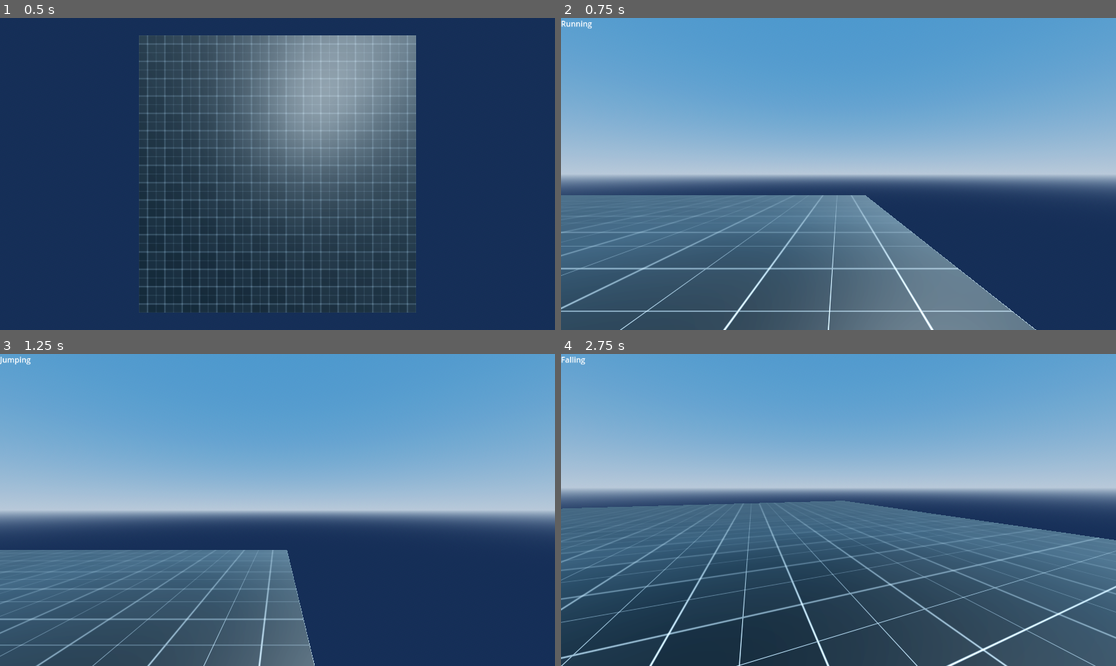
Above: before the commit, frames 1-4 (two rows, left to right).
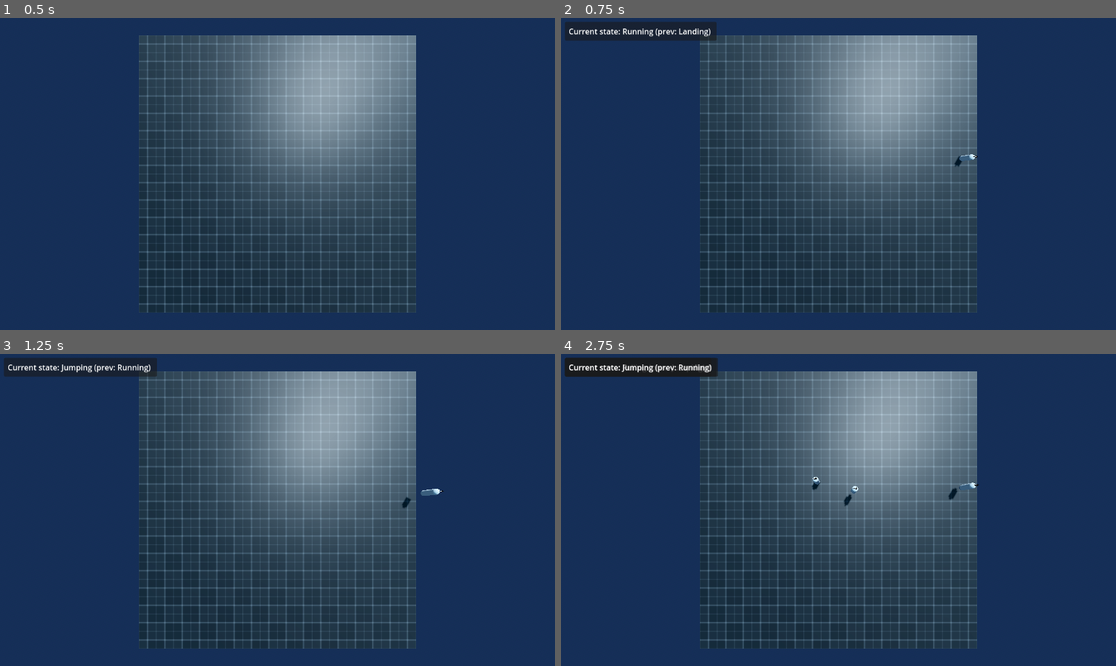
Above: after the commit, the same moments.

Repository: C12-H22-O11/sandbox_study
Game: Godot game, scene res://scenes/levels/sandbox_level/sandbox_level.tscn
Same seed, same stepped clock (60 frames per second), same inputs: the game is played once before the commit and once after it. This scene is started directly instead of the project's main scene.
Inputs (mouse positions are in pixels of both pictures, inside the frame that each line leads up to):
- Up to frame 1 (0.5 s): no input
- Up to frame 2 (0.75 s): tap Enter at 0.5 s; move the mouse to (960, 158) at 0.52 s; hold D (move_right) from 0.53 s (still down); hold Shift (run) from 0.53 s (still down); click (960, 158) at 0.67 s
- Up to frame 3 (1.25 s): keep holding D (move_right); keep holding Shift (run); tap Space (jump) at 0.77, 0.8, 1.07 s
- Up to frame 4 (2.75 s): move the mouse to (810, 510) at 1.27 s; release D (move_right) at 1.28 s; release Shift (run) at 1.28 s; hold W (move_forward) from 1.28 s (still down); tap Space (jump) at 1.35, 1.52, 1.82, 2.3 s; click (810, 510) at 1.42 s; tap Shift (run) at 1.55 s; move the mouse to (849, 503) at 2.02 s; hold Shift (run) from 2.03 s (still down); click (849, 503) at 2.17 s

Frame 1 is identical in both runs. In frame 2, 86% of the frame differs, in the area x 0-100%, y 0-100%; in frame 3, 77%; in frame 4, 77%.
Error after the commit: Out of bounds get index '1' (on base: 'Dictionary') (res://autoloads/lobby.gd:59)

Commit message:
Added object spawner back, debug panel

Diff:
--- a/project.godot
+++ b/project.godot
@@ -60,3 +60,8 @@
 "events": [Object(InputEventKey,"resource_local_to_scene":false,"resource_name":"","device":-1,"window_id":0,"alt_press …(195 unchanged characters)…
 ]
 }
+no_clip={
+"deadzone": 0.5,
+"events": [Object(InputEventKey,"resource_local_to_scene":false,"resource_name":"","device":-1,"window_id":0,"alt_pressed":false,"shift_pressed":false,"ctrl_pressed":false,"meta_pressed":false,"pressed":false,"keycode":0,"physical_keycode":86,"key_label":0,"unicode":118,"location":0,"echo":false,"script":null)
+]
+}
--- a/scenes/levels/sandbox_level/sandbox_level.tscn
+++ b/scenes/levels/sandbox_level/sandbox_level.tscn
@@ -1,8 +1,9 @@
-[gd_scene load_steps=9 format=3 uid="uid://kop0l0v86hog"]
+[gd_scene load_steps=10 format=3 uid="uid://kop0l0v86hog"]
 
 [ext_resource type="Script" path="res://scenes/levels/spawning_platform.gd" id="1_g20d6"]
 [ext_resource type="Material" uid="uid://ba75cp2p48ye4" path="res://resources/materials/grid/grid.tres" id="2_2oyl2"]
 [ext_resource type="Script" path="res://scenes/levels/spawners/player_spawner.gd" id="3_e2ucm"]
+[ext_resource type="Script" path="res://scenes/levels/spawners/object_spawner.gd" id="4_bp5yb"]
 
 [sub_resource type="ProceduralSkyMaterial" id="ProceduralSkyMaterial_gcp2o"]
 sky_top_color = Color(0.23908, 0.463795, 0.678248, 1)
@@ -57,6 +58,13 @@
 spawn_path = NodePath("../Players")
 script = ExtResource("3_e2ucm")
 
+[node name="Objects" type="Node3D" parent="World"]
+
+[node name="ObjectSpawner" type="MultiplayerSpawner" parent="World"]
+_spawnable_scenes = PackedStringArray("res://scenes/ball/ball.tscn")
+spawn_path = NodePath("../Objects")
+script = ExtResource("4_bp5yb")
+
 [node name="Camera3D" type="Camera3D" parent="."]
 transform = Transform3D(1, 0, 0, 0, -4.37114e-08, 1, 0, -1, -4.37114e-08, 0, 18, 0)
 fov = 90.0
--- a/scenes/levels/spawners/object_spawner.gd
+++ b/scenes/levels/spawners/object_spawner.gd
@@ -1,6 +1,6 @@
 extends MultiplayerSpawner
 
-const BALL_SCENE := preload("res://scenes/levels/ball/ball.tscn")
+const BALL_SCENE := preload("res://scenes/ball/ball.tscn")
 
 func _ready() -> void:
 	spawn_function = spawn_object
@@ -20,3 +20,7 @@
 	print("Spawning %s at %s" % [ball_instance.name, position])
 	ball_instance.position = position
 	return ball_instance
+
+@rpc("any_peer", "call_local", "reliable")
+func request_spawn(data: Dictionary) -> void:
+	spawn(data)
--- a/scenes/player/player.gd
+++ b/scenes/player/player.gd
@@ -6,6 +6,7 @@
 @export var input: InputSynchronizer
 
 @export var visuals: Node3D
+@export var label: Label3D
 @export var head: Node3D
 @export var camera: Camera3D
 @export var velo: Vector3:
@@ -18,6 +19,8 @@
 func setup_multiplayer(id: int) -> void:
 	input.set_multiplayer_authority(id)
 	visuals.set_multiplayer_authority((id))
+	label.text = Lobby.get_member_data(id, Lobby.MemberData.NAME)
+	label.modulate = Lobby.get_member_data(id, Lobby.MemberData.COLOR)
 	var local_id := multiplayer.get_unique_id()
 	if local_id == id:
 		camera.make_current()
@@ -27,18 +30,17 @@
 func apply_movement(speed: float, acceleration: float, deceleration: float, delta: float, airborne := false) -> void:
 	var input_dir := input.input_direction
 	var direction := input_dir.rotated(-visuals.rotation.y)
+
 	var planar_velocity := get_planar_velocity()
 	var target_velocity := direction * speed
-	var attempting_to_move := not input_dir.is_zero_approx()
+	var acceleration_factor := (signf(planar_velocity.dot(target_velocity)) + 1) / 2.0
+	var target_acceleration := lerpf(deceleration, acceleration, acceleration_factor)
 
 	if airborne:
 		var held_speed := maxf(direction.normalized().dot(planar_velocity), 0.0)
 		target_velocity = direction * maxf(held_speed, speed)
 
-	if attempting_to_move:
-		planar_velocity =  planar_velocity.move_toward(target_velocity, acceleration * delta)
-	else:
-		planar_velocity =  planar_velocity.move_toward(target_velocity, deceleration * delta)
+	planar_velocity =  planar_velocity.move_toward(target_velocity, target_acceleration * delta)
 
 	velocity.x = planar_velocity.x
 	velocity.z = planar_velocity.y
--- a/scenes/player/player.tscn
+++ b/scenes/player/player.tscn
@@ -10,6 +10,8 @@
 [ext_resource type="Script" path="res://scenes/player/player_state/player_states/landing.gd" id="8_laj8x"]
 [ext_resource type="Script" path="res://scenes/player/player_state/player_states/walking.gd" id="8_p7jhi"]
 [ext_resource type="Script" path="res://scenes/player/player_state/player_states/running.gd" id="10_6pxe5"]
+[ext_resource type="Script" path="res://scenes/player/player_state/player_states/flying.gd" id="11_fufu1"]
+[ext_resource type="Script" path="res://scenes/player/player_debug_panel.gd" id="12_t1jp7"]
 
 [sub_resource type="CapsuleShape3D" id="CapsuleShape3D_m7lne"]
 radius = 0.3
@@ -43,16 +45,42 @@
 radius = 0.3
 height = 1.8
 
-[node name="Player" type="CharacterBody3D" node_paths=PackedStringArray("input", "visuals", "head", "camera")]
+[node name="Player" type="CharacterBody3D" node_paths=PackedStringArray("input", "visuals", "label", "head", "camera")]
 script = ExtResource("1_n0sd2")
 input = NodePath("InputSynchronizer")
 visuals = NodePath("Visuals")
+label = NodePath("Visuals/Label3D")
 head = NodePath("Visuals/Head")
 camera = NodePath("Visuals/Head/Camera3D")
 
 [node name="CollisionShape3D" type="CollisionShape3D" parent="."]
 transform = Transform3D(1, 0, 0, 0, 1, 0, 0, 0, 1, 0, 0.9, 0)
 shape = SubResource("CapsuleShape3D_m7lne")
+
+[node name="StateMachine" type="Node" parent="." node_paths=PackedStringArray("current_state")]
+script = ExtResource("4_b3wt3")
+current_state = NodePath("Idle")
+
+[node name="Idle" type="Node" parent="StateMachine"]
+script = ExtResource("5_bt5ev")
+
+[node name="Jumping" type="Node" parent="StateMachine"]
+script = ExtResource("6_0aska")
+
+[node name="Falling" type="Node" parent="StateMachine"]
+script = ExtResource("7_p4ih0")
+
+[node name="Landing" type="Node" parent="StateMachine"]
+script = ExtResource("8_laj8x")
+
+[node name="Walking" type="Node" parent="StateMachine"]
+script = ExtResource("8_p7jhi")
+
+[node name="Running" type="Node" parent="StateMachine"]
+script = ExtResource("10_6pxe5")
+
+[node name="Flying" type="Node" parent="StateMachine"]
+script = ExtResource("11_fufu1")
 
 [node name="PlayerSynchronizer" type="MultiplayerSynchronizer" parent="."]
 replication_config = SubResource("SceneReplicationConfig_y6ycm")
@@ -78,29 +106,31 @@
 
 [node name="Camera3D" type="Camera3D" parent="Visuals/Head"]
 
-[node name="StateMachine" type="Node" parent="." node_paths=PackedStringArray("current_state", "state_label")]
-script = ExtResource("4_b3wt3")
-current_state = NodePath("Idle")
-state_label = NodePath("../StateLabel")
+[node name="Label3D" type="Label3D" parent="Visuals"]
+transform = Transform3D(1, 0, 0, 0, 1, 0, 0, 0, 1, 0, 2, 0)
+billboard = 1
+double_sided = false
+text = "Player"
 
-[node name="Idle" type="Node" parent="StateMachine"]
-script = ExtResource("5_bt5ev")
+[node name="PlayerDebugPanel" type="PanelContainer" parent="." node_paths=PackedStringArray("player", "state_machine", "current_state_label")]
+offset_left = 8.0
+offset_top = 8.0
+offset_right = 142.0
+offset_bottom = 47.0
+script = ExtResource("12_t1jp7")
+player = NodePath("..")
+state_machine = NodePath("../StateMachine")
+current_state_label = NodePath("MarginContainer/GridContainer/CurrentState")
 
-[node name="Jumping" type="Node" parent="StateMachine"]
-script = ExtResource("6_0aska")
+[node name="MarginContainer" type="MarginContainer" parent="PlayerDebugPanel"]
+layout_mode = 2
+theme_override_constants/margin_left = 8
+theme_override_constants/margin_top = 8
+theme_override_constants/margin_right = 8
+theme_override_constants/margin_bottom = 8
 
-[node name="Falling" type="Node" parent="StateMachine"]
-script = ExtResource("7_p4ih0")
+[node name="GridContainer" type="GridContainer" parent="PlayerDebugPanel/MarginContainer"]
+layout_mode = 2
 
-[node name="Landing" type="Node" parent="StateMachine"]
-script = ExtResource("8_laj8x")
-
-[node name="Walking" type="Node" parent="StateMachine"]
-script = ExtResource("8_p7jhi")
-
-[node name="Running" type="Node" parent="StateMachine"]
-script = ExtResource("10_6pxe5")
-
-[node name="StateLabel" type="Label" parent="."]
-offset_right = 40.0
-offset_bottom = 23.0
+[node name="CurrentState" type="Label" parent="PlayerDebugPanel/MarginContainer/GridContainer"]
+layout_mode = 2
--- /dev/null
+++ b/scenes/player/player_debug_panel.gd
@@ -0,0 +1,13 @@
+extends PanelContainer
+
+@export var player: Player
+@export var state_machine: StateMachine
+
+@export var current_state_label: Label
+
+
+func _ready() -> void:
+	state_machine.transitioned.connect(_on_state_transitioned)
+
+func _on_state_transitioned(from: State, to: State) -> void:
+	current_state_label.text = "Current state: %s (prev: %s) " % [to.name, from.name]
--- /dev/null
+++ b/scenes/player/player_state/player_states/flying.gd
@@ -0,0 +1,5 @@
+extends PlayerState
+
+
+func enter(from: State = null) -> void:
+	pass
--- a/scenes/player/player_state/player_states/jumping.gd
+++ b/scenes/player/player_state/player_states/jumping.gd
@@ -1,6 +1,6 @@
 extends State
 
-@export var speed: float = 2.0
+@export var speed: float = 3.0
 @export var acceleration: float = 5.0
 @export var deceleration: float = 10.0
 
--- a/scenes/player/player_state/player_states/landing.gd
+++ b/scenes/player/player_state/player_states/landing.gd
@@ -3,6 +3,10 @@
 func physics_update(delta: float) -> void:
 	if player.get_planar_velocity().is_zero_approx():
 		state_machine.transition("Idle")
+	elif player.input.pressing_jump:
+		state_machine.transition("Jumping")
+	elif player.input.pressing_run:
+		state_machine.transition("Running")
 	else:
 		state_machine.transition("Walking")
 	player.move_and_slide()
--- a/scenes/state_machine/state_machine.gd
+++ b/scenes/state_machine/state_machine.gd
@@ -1,7 +1,11 @@
 class_name StateMachine extends Node
 
+signal state_exited(state: State)
+signal state_entered(state: State)
+signal transitioned(from: State, to: State)
+
 @export var current_state: State
-@export var state_label: Label
+
 
 func _ready() -> void:
 	assert(current_state != null, "State does not have current node")
@@ -19,6 +23,9 @@
 func transition(to: NodePath) -> void:
 	var previous_state := 	await current_state.exit()
 	var target_state := get_node(to) as State
+	state_exited.emit(previous_state)
+
 	current_state = target_state
-	target_state.enter(previous_state)
-	state_label.text = current_state.name
+	await target_state.enter(previous_state)
+	state_entered.emit(target_state)
+	transitioned.emit(previous_state, current_state)
Not shown: 1 places in scenes/player/player.tscn that only renumber resources
